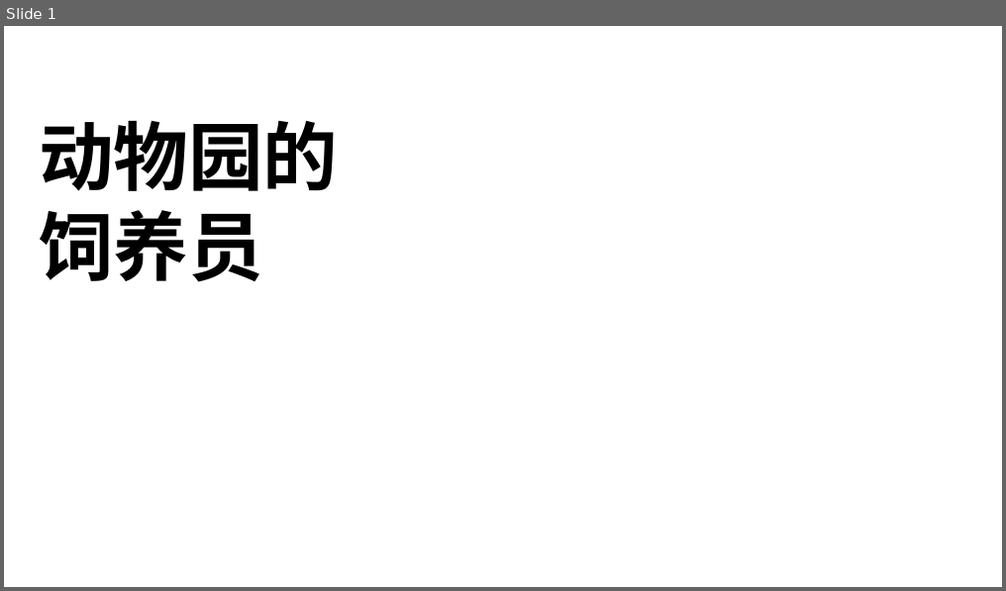
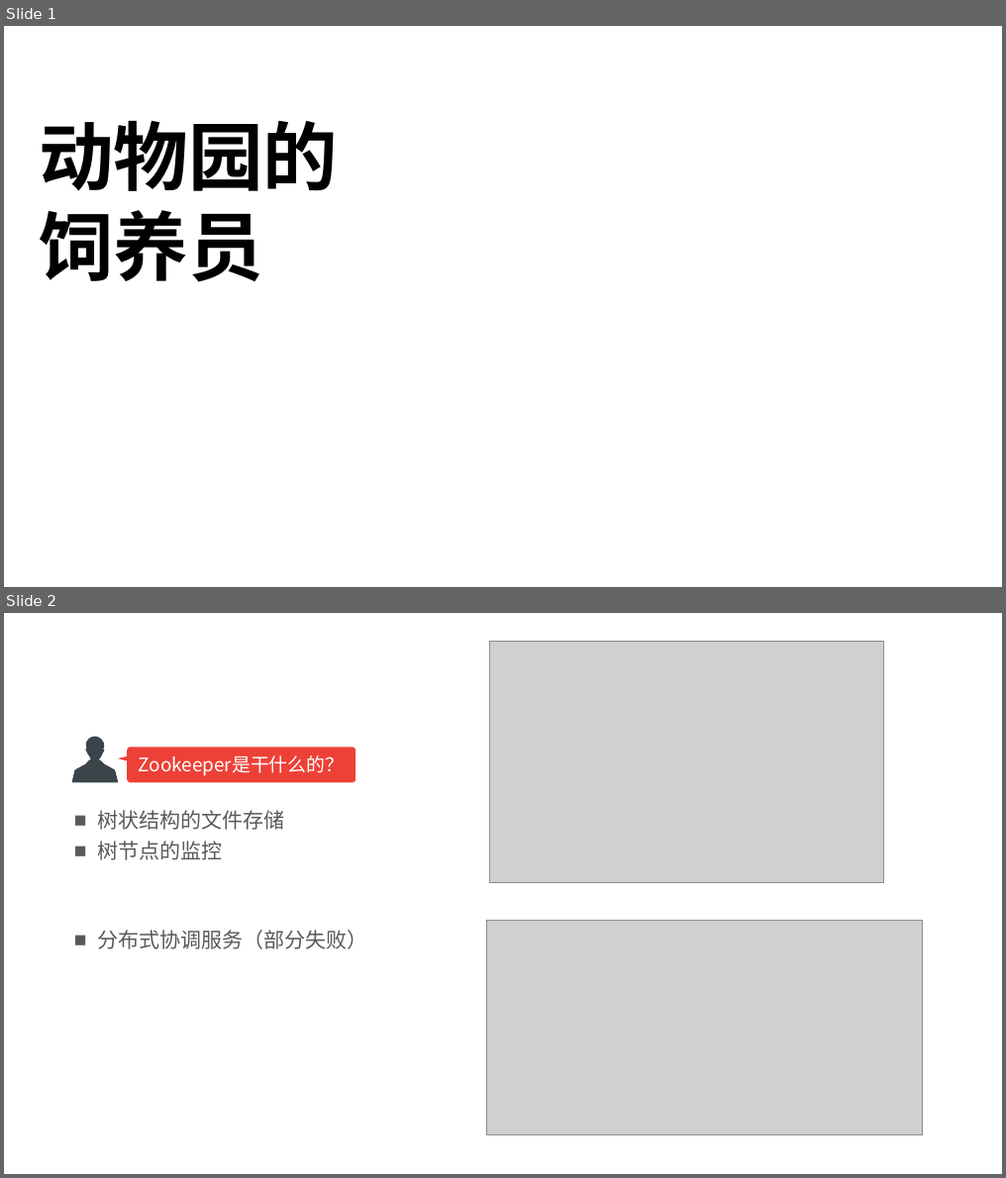
Before and after one commit to happyfucheng/JavaStudy, a slide deck: doc/zookeeper/zookeeper.pptx. Shown one above the other, each under a label of ours: slide 1 before the commit, slides 1 and 2 after it. The pictures are 1006x591 and 1006x1178 pixels, drawn with LibreOffice and Linux fonts; fonts in the diff are those of the drawing; grey boxes stand for pictures; background and template pictures are left out. Boxes give left, top, right and bottom in pixels: in the first picture for what was removed or moved away, otherwise in the second. Text is boxed around its words. In the diff, an @@ line names an element or a change of style, - is before the commit and + after.

```diff
--- a/doc/zookeeper/zookeeper.pptx
+++ b/doc/zookeeper/zookeeper.pptx
@@ slide 2 added at [4, 613, 1002, 1174], background picture (left out) @@
@@ picture added at [490, 641, 884, 882] @@
@@ freeform shape added at [72, 735, 118, 783], fill #3B4449 @@
@@ triangle added at [118, 756, 130, 761], fill #ED4137 @@
@@ rounded rectangle added at [127, 747, 355, 783], fill #ED4137, 18 pt, text #FFFFFF @@
+Zookeeper是干什么的？
@@ text added at [98, 810, 368, 950], 20 pt, text #595959 @@
+■ 树状结构的文件存储
+■ 树节点的监控
+■ 分布式协调服务（部分失败）
@@ picture added at [487, 921, 923, 1135] @@
```
Also in this commit, not shown: 6 slides changed, 5 other slides added, 3 slides removed, 46 other files.
